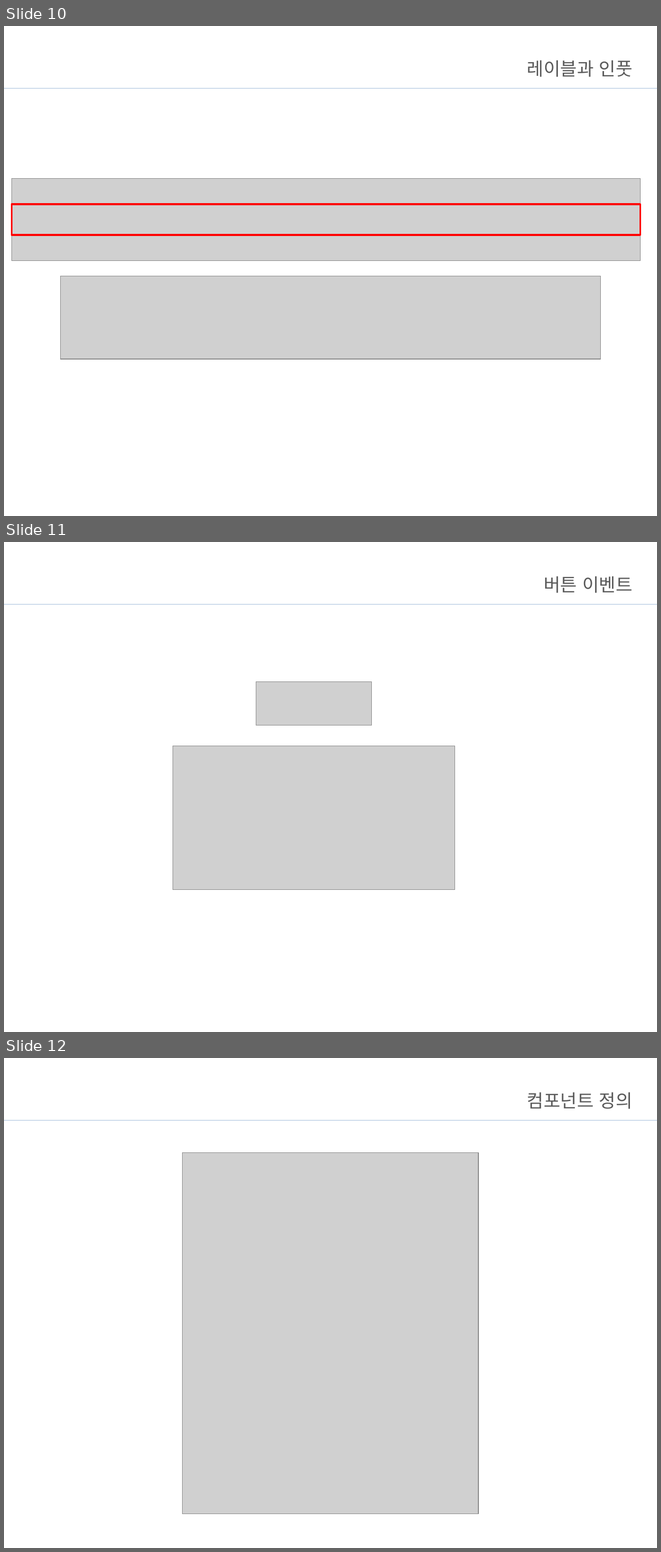
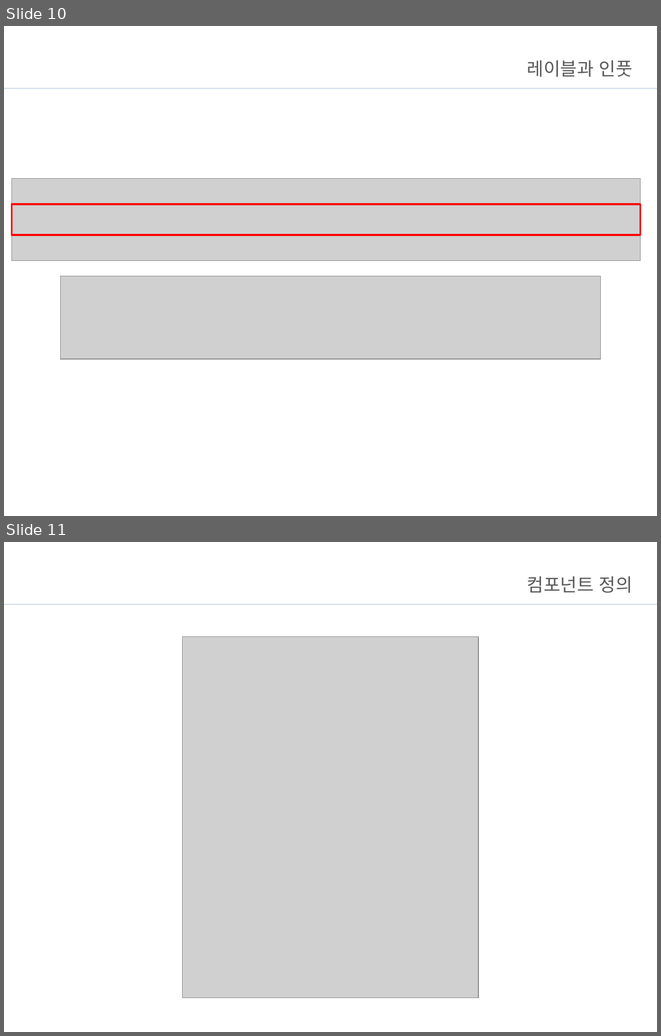
Before and after one commit to Jo-jangho/Web, a slide deck: 과제/JavaScript브리핑.pptx. Shown one above the other, each under a label of ours: slides 10, 11 and 12 before the commit, slides 10 and 11 after it. The pictures are 661x1552 and 661x1036 pixels, drawn with LibreOffice and Linux fonts; fonts in the diff are those of the drawing; grey boxes stand for pictures; background and template pictures are left out. Boxes give left, top, right and bottom in pixels: in the first picture for what was removed or moved away, otherwise in the second. Text is boxed around its words. In the diff, an @@ line names an element or a change of style, - is before the commit and + after.

```diff
--- a/과제/JavaScript브리핑.pptx
+++ b/과제/JavaScript브리핑.pptx
@@ slide 11 removed at <box>4,542,657,1032</box>, background #FFFFFF; not listed: 1 template element that a slide beside it also shows @@
@@ title removed at <box>544,576,633,593</box> @@
-버튼 이벤트
@@ picture removed at <box>256,682,372,725</box> @@
@@ picture removed at <box>173,746,455,889</box> @@
@@ what was slide 12 is now slide 11 @@
```
Also in this commit, not shown: 8 slides changed, 2 slides added, 4 other slides removed, 31 other files.
